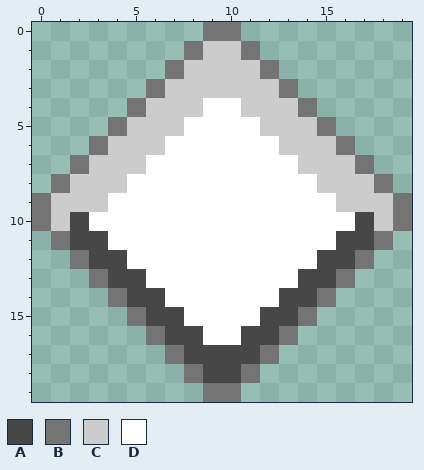
One commit to this pixel-art sprite: Sprites/UI/Choice.png. The first picture shows the starting point.
The file is 20x20 pixels.
Palette (. is transparent): A #474747  B #747474  C #cccccc  D #ffffff
Pixels before, first column x 0:
 0 .........BB.........
 1 ........BCCB........
 2 .......BCCCCB.......
 3 ......BCCCCCCB......
 4 .....BCCCDDCCCB.....
 5 ....BCCCDDDDCCCB....
 6 ...BCCCDDDDDDCCCB...
 7 ..BCCCDDDDDDDDCCCB..
 8 .BCCCDDDDDDDDDDCCCB.
 9 BCCCDDDDDDDDDDDDCCCB
10 BCADDDDDDDDDDDDDDACB
11 .BAADDDDDDDDDDDDAAB.
12 ..BAADDDDDDDDDDAAB..
13 ...BAADDDDDDDDAAB...
14 ....BAADDDDDDAAB....
15 .....BAADDDDAAB.....
16 ......BAADDAAB......
17 .......BAAAAB.......
18 ........BAAB........
19 .........BB.........
Now the later version:
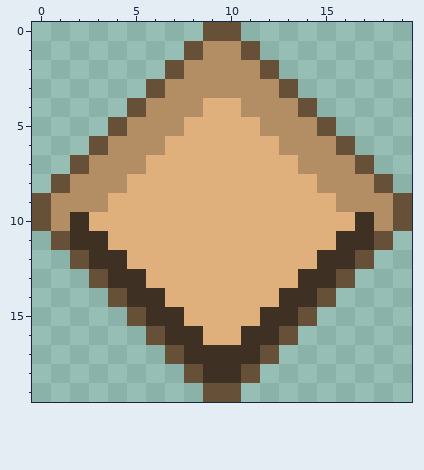
Edits made:
colour A: #474747 -> #3e3123
colour B: #747474 -> #665038
colour C: #cccccc -> #b38d63
colour D: #ffffff -> #e0b07c
